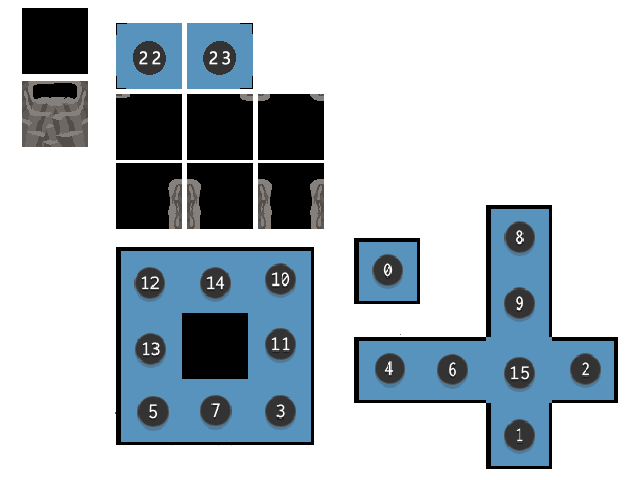
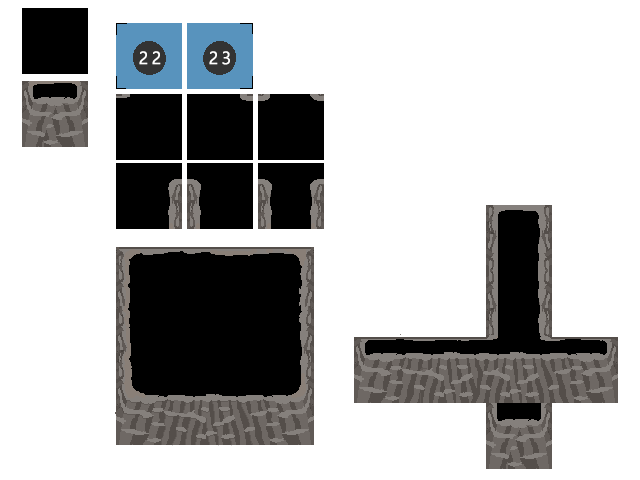
Layer changes from the first w=640, h=480 image to the second:
hid group "Cobrinha" (7 layers) over [left=354, top=205, right=618, bottom=469]
hid group "Quadrado" (9 layers) over [left=116, top=238, right=420, bottom=445]
